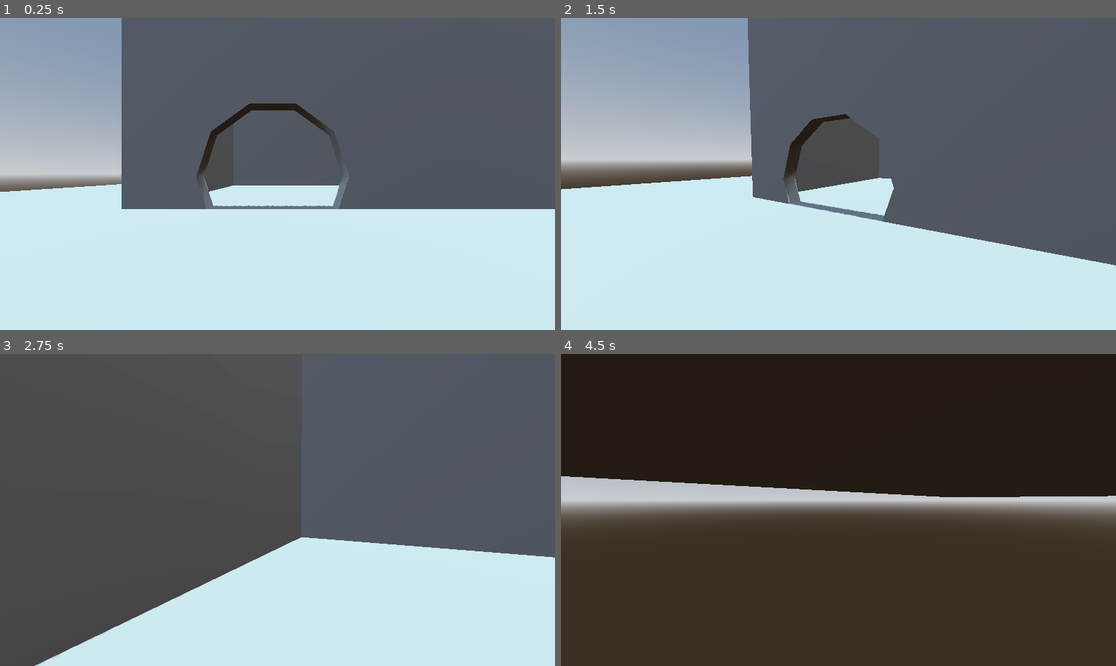
Above: before the commit, frames 1-4 (two rows, left to right).
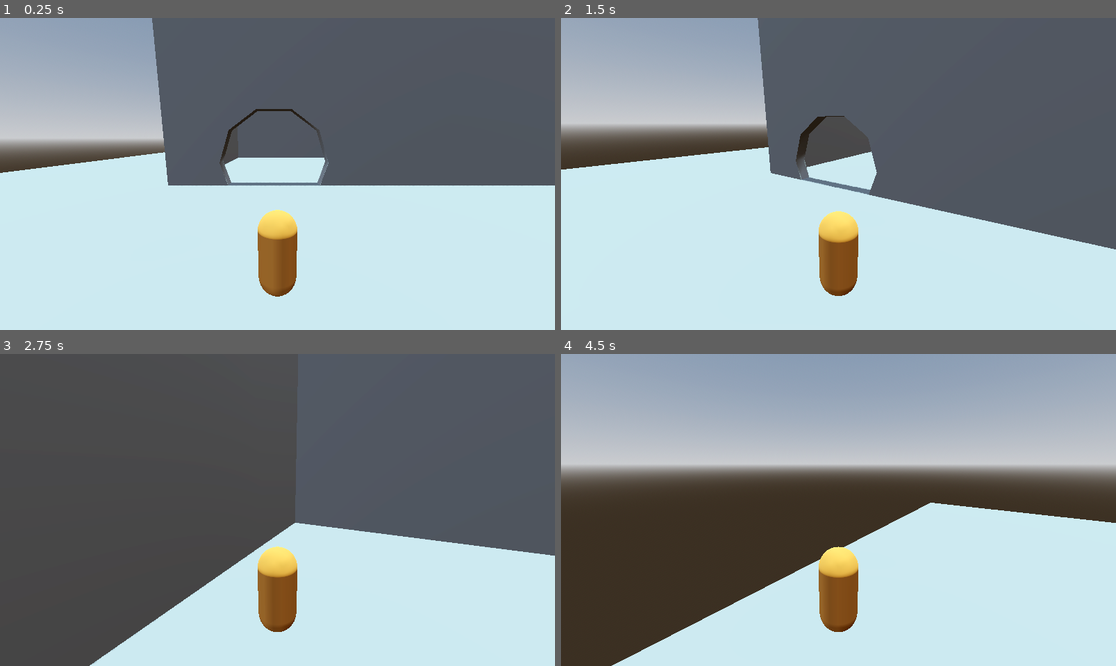
Above: after the commit, the same moments.

Repository: hollisma/mvm-30
Game: Godot game, scene res://scenes/system/main.tscn
The game is run twice, just before and just after one commit, with the same random seed, the same clock (stepped at 60 frames per second) and the same inputs.
Inputs (mouse positions are in pixels of both pictures, inside the frame that each line leads up to):
- Up to frame 1 (0.25 s): no input
- Up to frame 2 (1.5 s): tap Enter at 0.5 s; move the mouse to (960, 158) at 0.52 s; hold D (right) 0.53-1.28 s; hold Shift (sprint) 0.53-1.28 s; click (960, 158) at 0.67 s; tap Space (jump) at 0.77, 0.8, 1.07, 1.35 s; move the mouse to (810, 174) at 1.27 s; hold W (forward) from 1.28 s (still down); click (810, 174) at 1.42 s
- Up to frame 3 (2.75 s): keep holding W (forward); tap Space (jump) at 1.52, 1.82, 2.3 s; tap Shift (sprint) at 1.55 s; move the mouse to (288, 503) at 2.02 s; tap ` (dev_freefly) at 2.1 s; click (288, 503) at 2.17 s
- Up to frame 4 (4.5 s): keep holding W (forward); move the mouse to (832, 516) at 2.77 s; tap Shift (sprint) at 2.85 s; click (832, 516) at 2.92 s; tap Space (jump) at 3.02, 3.32, 3.77, 3.8, 4.07, 4.35 s; move the mouse to (877, 513) at 3.52 s; hold Shift (sprint) 3.53-4.28 s; click (877, 513) at 3.67 s; move the mouse to (794, 506) at 4.27 s; click (794, 506) at 4.42 s

The runs differ from the first frame. In frame 1, 16% of the frame differs, in the area x 0-100%, y 0-90%; in frame 2, 17%; in frame 3, 4.7%; in frame 4, 83%, in the area x 0-100%, y 0-100%.

Commit message:
third person camera

Diff:
--- a/scenes/characters/player.gd
+++ b/scenes/characters/player.gd
@@ -1,15 +1,23 @@
 extends CharacterBody3D
 class_name Player
 
+@export_group("Camera")
+@export var camera_follow_angle := 15.0
+@export var camera_distance := 4.0
+@export var camera_height_offset := 0.5
 @export_group("Speeds")
-@export var look_speed: float = 0.002
-@export var base_speed: float = 7.0
-@export var jump_velocity: float = 5.0
-@export var sprint_speed: float = 10.0
-@export var freefly_speed: float = 25.0
+@export var look_speed := 0.002
+@export var base_speed := 7.0
+@export var jump_velocity := 5.0
+@export var sprint_speed := 10.0
+@export var freefly_speed := 25.0
 
-@onready var head: Node3D = $Head
 @onready var collider: CollisionShape3D = $Collider
+@onready var head: Node3D = $Visuals/Head
+@onready var camera_root_offset: Node3D = $CameraRootOffset
+@onready var camera_pivot: Node3D = $CameraRootOffset/CameraPivot
+@onready var camera_boom: SpringArm3D = $CameraRootOffset/CameraPivot/CameraBoom
+@onready var camera_leaf_offset: Node3D = $CameraRootOffset/CameraPivot/CameraBoom/CameraLeafOffset
 
 var _move_speed := 0.0
 var _look_rotation: Vector2
@@ -18,7 +26,14 @@
 
 func _ready():
 	_look_rotation.y = rotation.y
-	_look_rotation.x = head.rotation.x
+	_look_rotation.x = camera_pivot.rotation.x
+	_setup_camera()
+
+func _setup_camera():
+	camera_root_offset.position.y = camera_height_offset
+	camera_root_offset.rotation_degrees.x = -camera_follow_angle
+	camera_boom.spring_length = camera_distance
+	camera_leaf_offset.rotation_degrees.x = camera_follow_angle
 
 func _unhandled_input(event: InputEvent):
 	# Mouse capturing
@@ -93,12 +108,11 @@
 
 func rotate_gaze(rot_input: Vector2):
 	_look_rotation.x -= rot_input.y * look_speed
-	_look_rotation.x = clamp(_look_rotation.x, deg_to_rad(-85), deg_to_rad(85))
-	_look_rotation.y -= rot_input.x * look_speed
-	transform.basis = Basis()
+	_look_rotation.x = clamp(_look_rotation.x, deg_to_rad(-85), deg_to_rad(50))
+	_look_rotation.y = -rot_input.x * look_speed
+
 	rotate_y(_look_rotation.y) # Rotate entire player left / right
-	head.transform.basis = Basis() # Reset basis (rot + scale)
-	head.rotate_x(_look_rotation.x) # Rotate only head up / down
+	camera_pivot.rotation.x = _look_rotation.x
 
 #############
 ### OTHER ###
--- a/scenes/characters/player.tscn
+++ b/scenes/characters/player.tscn
@@ -1,6 +1,10 @@
 [gd_scene load_steps=5 format=3 uid="uid://njraxn2ljfto"]
 
 [ext_resource type="Script" uid="uid://brcqkn2i6iwc3" path="res://scenes/characters/player.gd" id="1_rp718"]
+
+[sub_resource type="CapsuleShape3D" id="CapsuleShape3D_iof21"]
+radius = 0.4
+height = 1.8
 
 [sub_resource type="StandardMaterial3D" id="StandardMaterial3D_iof21"]
 albedo_color = Color(0.91806, 0.575202, 0.222449, 1)
@@ -9,24 +13,33 @@
 radius = 0.4
 height = 1.8
 
-[sub_resource type="CapsuleShape3D" id="CapsuleShape3D_iof21"]
-radius = 0.4
-height = 1.8
-
 [node name="Player" type="CharacterBody3D" unique_id=1146666603]
+collision_layer = 2
 script = ExtResource("1_rp718")
 
-[node name="Mesh" type="MeshInstance3D" parent="." unique_id=1825493147]
+[node name="Collider" type="CollisionShape3D" parent="." unique_id=1324870049]
+transform = Transform3D(1, 0, 0, 0, 1, 0, 0, 0, 1, 0, 0.9, 0)
+shape = SubResource("CapsuleShape3D_iof21")
+
+[node name="Visuals" type="Node3D" parent="." unique_id=1504363605]
+
+[node name="Mesh" type="MeshInstance3D" parent="Visuals" unique_id=1825493147]
 transform = Transform3D(1, 0, 0, 0, 1, 0, 0, 0, 1, 0, 0.9, 0)
 material_override = SubResource("StandardMaterial3D_iof21")
 cast_shadow = 0
 mesh = SubResource("CapsuleMesh_ucva2")
 
-[node name="Collider" type="CollisionShape3D" parent="." unique_id=1324870049]
-transform = Transform3D(1, 0, 0, 0, 1, 0, 0, 0, 1, 0, 0.9, 0)
-shape = SubResource("CapsuleShape3D_iof21")
-
-[node name="Head" type="Node3D" parent="." unique_id=372346071]
+[node name="Head" type="Node3D" parent="Visuals" unique_id=372346071]
 transform = Transform3D(1, 0, 0, 0, 1, 0, 0, 0, 1, 0, 1.7, 0)
 
-[node name="Camera" type="Camera3D" parent="Head" unique_id=1815869737]
+[node name="CameraRootOffset" type="Node3D" parent="." unique_id=1679834426]
+
+[node name="CameraPivot" type="Node3D" parent="CameraRootOffset" unique_id=1186049634]
+
+[node name="CameraBoom" type="SpringArm3D" parent="CameraRootOffset/CameraPivot" unique_id=1732907940]
+spring_length = 4.0
+
+[node name="CameraLeafOffset" type="Node3D" parent="CameraRootOffset/CameraPivot/CameraBoom" unique_id=806876869]
+
+[node name="Camera" type="Camera3D" parent="CameraRootOffset/CameraPivot/CameraBoom/CameraLeafOffset" unique_id=1815869737]
+transform = Transform3D(1, 0, 0, 0, 0.9848078, 0.1736482, 0, -0.1736482, 0.9848078, 0, 1.7000003, -2.3841858e-07)
